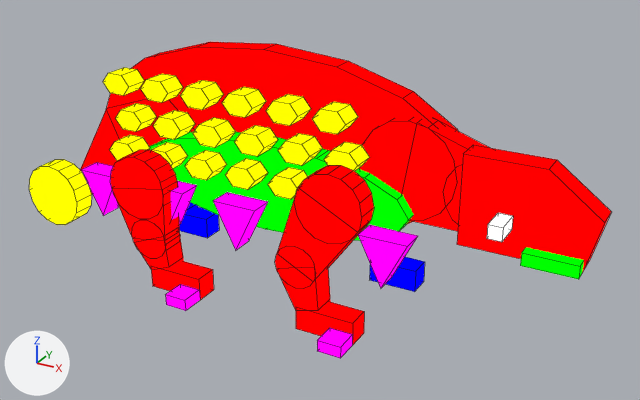
The Blender file assets-source/blender/dinos/ankylosaurus.blend as it was, and as the next commit left it.
Camera for both pictures: a camera (50 mm lens) standing at (62.1, -59.2, 37.7) and looking at (30.2, -1.2, 8.7). Every picture has the same lights, and +X, +Y and +Z are marked at lower left. The picture after the commit comes second. Mesh edges are drawn as thin lines on the coarser meshes.

The first picture shows 'DinoTycoon_ankylosaurus_Pose0_belly', 'DinoTycoon_ankylosaurus_Pose0_head', 'DinoTycoon_ankylosaurus_Pose0_near_back_joint_0', 'DinoTycoon_ankylosaurus_Pose0_near_front_0', 'DinoTycoon_ankylosaurus_Pose0_near_front_joint_0', 'DinoTycoon_ankylosaurus_Pose0_neck_0', 'DinoTycoon_ankylosaurus_Pose0_neck_joint_0', 'DinoTycoon_ankylosaurus_Pose0_side_spike11', 'DinoTycoon_ankylosaurus_Pose0_side_spike18', 'DinoTycoon_ankylosaurus_Pose0_side_spike25', 'DinoTycoon_ankylosaurus_Pose0_side_spike38', 'DinoTycoon_ankylosaurus_Pose0_tail', 'DinoTycoon_ankylosaurus_Pose0_tail_club', 'DinoTycoon_ankylosaurus_Pose0_trunk' and 34 more.
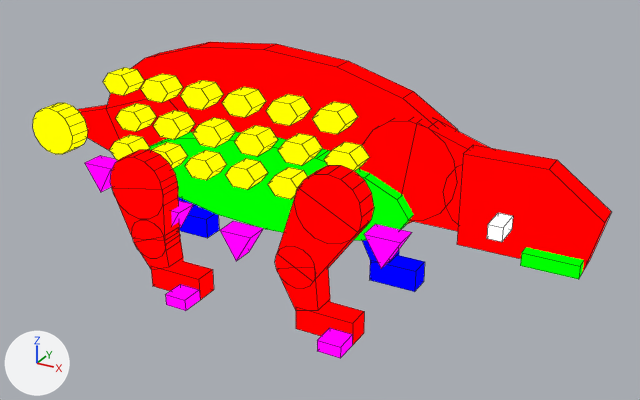
The change in detail:
me_dinotycoon_ankylosaurus_pose0_tail is used by ob_dinotycoon_ankylosaurus_pose0_tail; location (0.0, 0.0, 0.0).
me_dinotycoon_ankylosaurus_pose0_tail had 10 vertices, 7 faces and spanned x 1.0..21.6, y -1.0..1.0, z 1.5..15.2.
me_dinotycoon_ankylosaurus_pose0_tail now has 10 vertices, 7 faces and spans x 1.0..21.6, y -1.0..1.0, z 7.8..15.2.
Part 1, on me_dinotycoon_ankylosaurus_pose0_tail:
Vertex 2 of me_dinotycoon_ankylosaurus_pose0_tail moves from (1.0, -1.0, 1.5) to (1.0, -1.0, 11.1).
Vertex 7 of me_dinotycoon_ankylosaurus_pose0_tail moves from (1.0, 1.0, 1.5) to (1.0, 1.0, 11.1).
me_dinotycoon_ankylosaurus_pose0_tail_club is used by ob_dinotycoon_ankylosaurus_pose0_tail_club; location (0.0, 0.0, 0.0).
me_dinotycoon_ankylosaurus_pose0_tail_club had 32 vertices, 18 faces and spanned x 0.0..6.0, y -4.0..-2.0, z 1.5..7.5.
me_dinotycoon_ankylosaurus_pose0_tail_club now has 32 vertices, 18 faces and spans x 1.6..6.4, y -4.0..-2.0, z 8.84..13.24.
me_dinotycoon_ankylosaurus_pose0_tail_club part 2: the whole mesh is scaled about its middle by (0.8, 1, 0.733), then moved by (1.0, 0.0, 6.54).
me_dinotycoon_ankylosaurus_pose0_side_spike11 is used by ob_dinotycoon_ankylosaurus_pose0_side_spike11; location (0.0, 0.0, 0.0).
me_dinotycoon_ankylosaurus_pose0_side_spike11 had 6 vertices, 5 faces and spanned x 9.0..13.0, y -6.0..-4.0, z 5.0..9.0.
me_dinotycoon_ankylosaurus_pose0_side_spike11 now has 6 vertices, 5 faces and spans x 9.5..12.5, y -6.0..-4.0, z 7.25..9.75.
me_dinotycoon_ankylosaurus_pose0_side_spike11 part 3: the whole mesh is scaled about its middle by (0.75, 1, 0.625), then moved by (0.0, 0.0, 1.5).
me_dinotycoon_ankylosaurus_pose0_side_spike18 is used by ob_dinotycoon_ankylosaurus_pose0_side_spike18; location (0.0, 0.0, 0.0).
me_dinotycoon_ankylosaurus_pose0_side_spike18 had 6 vertices, 5 faces and spanned x 16.0..20.0, y -6.0..-4.0, z 5.0..9.0.
me_dinotycoon_ankylosaurus_pose0_side_spike18 now has 6 vertices, 5 faces and spans x 16.5..19.5, y -6.0..-4.0, z 4.67..7.17.
me_dinotycoon_ankylosaurus_pose0_side_spike18 part 4: the whole mesh is scaled about its middle by (0.75, 1, 0.625), then moved by (0.0, 0.0, -1.08).
me_dinotycoon_ankylosaurus_pose0_side_spike25 is used by ob_dinotycoon_ankylosaurus_pose0_side_spike25; location (0.0, 0.0, 0.0).
me_dinotycoon_ankylosaurus_pose0_side_spike25 had 6 vertices, 5 faces and spanned x 23.0..27.0, y -6.0..-4.0, z 5.0..9.0.
me_dinotycoon_ankylosaurus_pose0_side_spike25 now has 6 vertices, 5 faces and spans x 23.5..26.5, y -6.0..-4.0, z 4.0..6.5.
me_dinotycoon_ankylosaurus_pose0_side_spike25 part 5: the whole mesh is scaled about its middle by (0.75, 1, 0.625), then moved by (0.0, 0.0, -1.75).
me_dinotycoon_ankylosaurus_pose0_side_spike38 is used by ob_dinotycoon_ankylosaurus_pose0_side_spike38; location (0.0, 0.0, 0.0).
me_dinotycoon_ankylosaurus_pose0_side_spike38 had 6 vertices, 5 faces and spanned x 36.0..40.0, y -6.0..-4.0, z 5.0..9.0.
me_dinotycoon_ankylosaurus_pose0_side_spike38 now has 6 vertices, 5 faces and spans x 36.5..39.5, y -6.0..-4.0, z 6.67..9.17.
me_dinotycoon_ankylosaurus_pose0_side_spike38 part 6: the whole mesh is scaled about its middle by (0.75, 1, 0.625), then moved by (0.0, 0.0, 0.92).

What differs and where, as boxes (x1, y1, x2, y2) in the pictures (640 x 400 px):
'DinoTycoon_ankylosaurus_Pose0_tail_club', moved, rescaled (12% narrower, 22% shorter)
    before: (29, 159, 92, 225)
    after: (33, 103, 88, 154)
'DinoTycoon_ankylosaurus_Pose0_tail', reshaped
    before: (80, 99, 195, 194)
    after: (77, 99, 195, 151)
'DinoTycoon_ankylosaurus_Pose0_side_spike25', moved, rescaled (20% narrower, 31% shorter)
    before: (213, 192, 268, 250)
    after: (220, 221, 264, 261)
'DinoTycoon_ankylosaurus_Pose0_side_spike38', moved, rescaled (20% narrower, 28% shorter)
    before: (358, 225, 418, 288)
    after: (364, 224, 412, 269)
'DinoTycoon_ankylosaurus_Pose0_side_spike11', moved, rescaled (15% narrower, 33% shorter)
    before: (81, 162, 119, 216)
    after: (85, 156, 117, 192)
'DinoTycoon_ankylosaurus_Pose0_side_spike18', moved, rescaled
    before: (171, 181, 197, 225)
    after: (171, 201, 193, 228)
